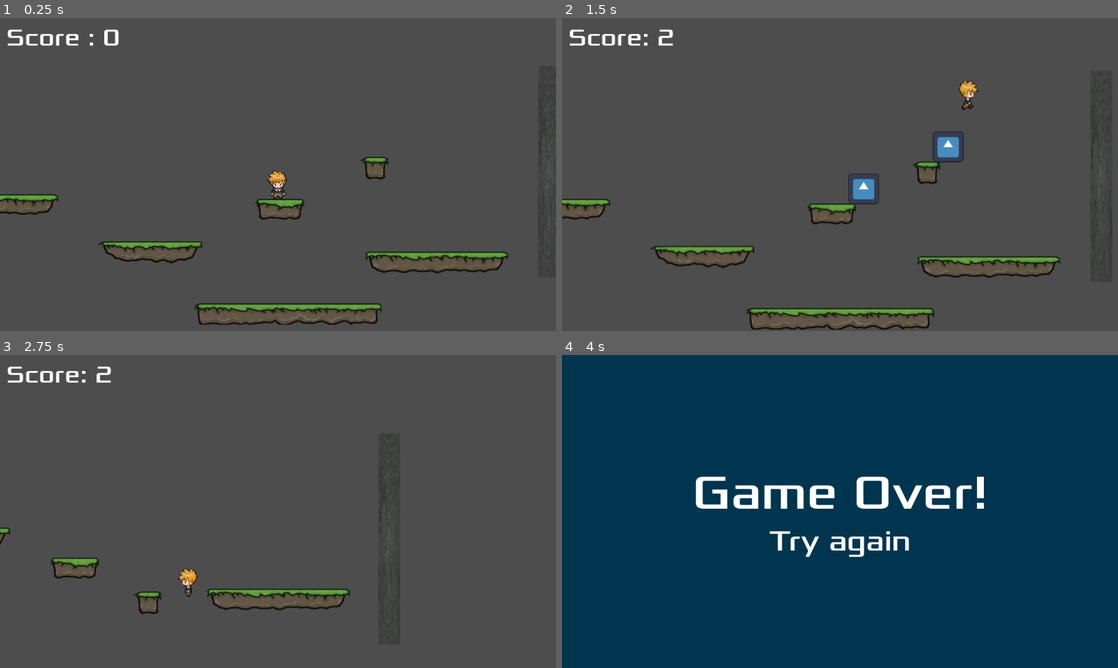
Above: before the commit, frames 1-4 (two rows, left to right).
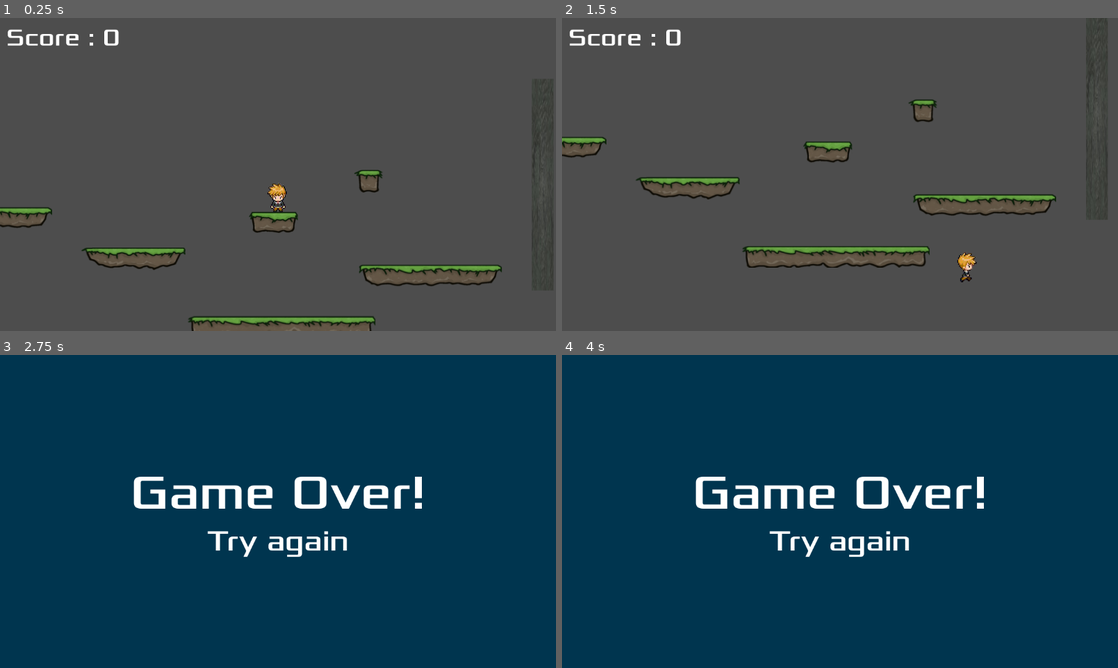
Above: after the commit, the same moments.

Repository: mflash/meujogo20241_30
Game: Godot game, scene res://scenes/game.tscn
Two runs of this game, one before a commit and one after it. Both use one fixed random seed, a clock stepped at 60 frames per second and the inputs below. The engine's default icon, where the game draws it, is replaced by a stand-in: a white triangle on a blue panel in a dark square.
Inputs (mouse positions are in pixels of both pictures, inside the frame that each line leads up to):
- Up to frame 1 (0.25 s): no input
- Up to frame 2 (1.5 s): tap Enter at 0.5 s; move the mouse to (962, 158) at 0.52 s; hold Right (right) from 0.53 s (still down); tap F (filter, bound only after the commit) at 0.6 s; tap Space (jump) at 0.77, 0.8, 1.07, 1.35 s; move the mouse to (728, 190) at 1.27 s
- Up to frame 3 (2.75 s): tap Space (jump) at 1.52, 1.82, 2.3 s; tap F (filter, bound only after the commit) at 1.55 s; move the mouse to (333, 442) at 2.02 s; release Right (right) at 2.03 s; hold Left (left) from 2.03 s (still down); tap X (change) at 2.1 s
- Up to frame 4 (4 s): move the mouse to (812, 574) at 2.77 s; release Left (left) at 2.78 s; hold Right (right) from 2.78 s (still down); click (812, 574) at 2.85 s; tap Space (jump) at 3.02, 3.32, 3.77, 3.8 s; tap F (filter, bound only after the commit) at 3.05, 3.6 s; move the mouse to (1006, 558) at 3.52 s

The runs differ from the first frame. In frame 1, 6.2% of the frame differs, in the area x 0-100%, y 15-100%; in frame 2, 8.0%; in frame 3, 100%, in the area x 0-100%, y 0-100%; in frame 4, nothing differs.

Commit message:
Áudio, efeitos de áudio, melhores práticas

Diff:
--- /dev/null
+++ b/default_bus_layout.tres
@@ -0,0 +1,21 @@
+[gd_resource type="AudioBusLayout" load_steps=2 format=3 uid="uid://c80gv8rq6b24r"]
+
+[sub_resource type="AudioEffectLowPassFilter" id="AudioEffectLowPassFilter_jt2en"]
+resource_name = "LowPassFilter"
+cutoff_hz = 20000.0
+
+[resource]
+bus/1/name = &"Music"
+bus/1/solo = false
+bus/1/mute = false
+bus/1/bypass_fx = false
+bus/1/volume_db = 0.0
+bus/1/send = &"Master"
+bus/1/effect/0/effect = SubResource("AudioEffectLowPassFilter_jt2en")
+bus/1/effect/0/enabled = true
+bus/2/name = &"SFX"
+bus/2/solo = false
+bus/2/mute = false
+bus/2/bypass_fx = false
+bus/2/volume_db = -7.63485
+bus/2/send = &"Master"
--- a/project.godot
+++ b/project.godot
@@ -61,3 +61,8 @@
 "events": [Object(InputEventKey,"resource_local_to_scene":false,"resource_name":"","device":-1,"window_id":0,"alt_pressed":false,"shift_pressed":false,"ctrl_pressed":false,"meta_pressed":false,"pressed":false,"keycode":0,"physical_keycode":88,"key_label":0,"unicode":120,"echo":false,"script":null)
 ]
 }
+filter={
+"deadzone": 0.5,
+"events": [Object(InputEventKey,"resource_local_to_scene":false,"resource_name":"","device":-1,"window_id":0,"alt_pressed":false,"shift_pressed":false,"ctrl_pressed":false,"meta_pressed":false,"pressed":false,"keycode":0,"physical_keycode":70,"key_label":0,"unicode":102,"echo":false,"script":null)
+]
+}
--- a/scenes/anim_player.gd
+++ b/scenes/anim_player.gd
@@ -4,6 +4,7 @@
 @export var jump_speed := -1000.0
 @export var gravity := 2500.0
 @onready var sprite = $PlayerSprite
+@onready var jumpsound := $JumpSound
 #@onready var box := preload("res://objects/box.tscn"
 @export var box : PackedScene
 
@@ -30,6 +31,9 @@
 		var b : = box.instantiate()
 		b.position = global_position
 		owner.add_child(b)
+		jumpsound.play()
+		# Controle de volume (0 = padrão)
+		#AudioServer.set_bus_volume_db(2, 0)
 	velocity.x = vel * speed
 
 func animate():
--- a/scenes/anim_player.tscn
+++ b/scenes/anim_player.tscn
@@ -1,8 +1,9 @@
-[gd_scene load_steps=22 format=3 uid="uid://eq8k6of4kdut"]
+[gd_scene load_steps=23 format=3 uid="uid://eq8k6of4kdut"]
 
 [ext_resource type="Texture2D" uid="uid://qhsovvshjw8f" path="res://sprites/char.png" id="1_7jugg"]
 [ext_resource type="Script" path="res://scenes/anim_player.gd" id="1_qj2q4"]
 [ext_resource type="PackedScene" uid="uid://b6y42ctqd34h6" path="res://objects/box.tscn" id="2_3wqxn"]
+[ext_resource type="AudioStream" uid="uid://cmhdwxcekhkgx" path="res://SFX/jump1.ogg" id="4_regxu"]
 
 [sub_resource type="AtlasTexture" id="AtlasTexture_d5iy6"]
 atlas = ExtResource("1_7jugg")
@@ -155,3 +156,8 @@
 shape = SubResource("RectangleShape2D_g841h")
 
 [node name="Camera2D" type="Camera2D" parent="."]
+
+[node name="JumpSound" type="AudioStreamPlayer" parent="."]
+stream = ExtResource("4_regxu")
+volume_db = -14.054
+bus = &"SFX"
--- a/scenes/game.gd
+++ b/scenes/game.gd
@@ -4,6 +4,7 @@
 @onready var scoreLabel := $HUD/ScoreLabel
 var player : CharacterBody2D
 var sceneLimit : Marker2D
+@onready var music := $Music
 
 var currentScene = null
 
@@ -13,6 +14,7 @@
 	sceneLimit = $Level/SceneLimit
 	player = $Level/AnimPlayer
 	#print(sceneLimit.position)
+	#music.play()
 
 # Callback chamado quando o timer gerar um timeout
 func _on_timer_timeout() -> void:
@@ -28,6 +30,8 @@
 # Chamada através de call_group
 func updateScore():
 	gameScore += 1
+	#if !music.playing:
+	#	music.play()
 	scoreLabel.text = "Score: " + str(gameScore)
 
 func _physics_process(delta: float) -> void:
@@ -44,6 +48,14 @@
 	if Input.is_action_just_pressed("change"):
 		call_deferred("goto_scene", "res://levels/level_2.tscn")
 
+	# Pressione F para ligar/desligar o filtro passa-baixa
+	if Input.is_action_just_pressed("filter"):
+		var lowpass := AudioServer.get_bus_effect(1, 0) as AudioEffectLowPassFilter # 1-Music, 0-Low Pass (primeiro efeito)
+		if lowpass.cutoff_hz == 500:
+			lowpass.cutoff_hz = 20000
+		else:
+			lowpass.cutoff_hz = 500
+
 func goto_scene(path: String):
 	$Level.free()
 	var res := ResourceLoader.load(path)
--- a/scenes/game.tscn
+++ b/scenes/game.tscn
@@ -1,7 +1,8 @@
-[gd_scene load_steps=4 format=3 uid="uid://dwos3v6di3ijs"]
+[gd_scene load_steps=5 format=3 uid="uid://dwos3v6di3ijs"]
 
 [ext_resource type="Script" path="res://scenes/game.gd" id="1_ikpnh"]
 [ext_resource type="PackedScene" uid="uid://3qqbnw5ymsjf" path="res://levels/level_1.tscn" id="2_skwfc"]
+[ext_resource type="AudioStream" uid="uid://7aytyxh00lqr" path="res://SFX/Chiptune_Adventures_1.ogg" id="3_j5fss"]
 [ext_resource type="FontFile" uid="uid://dnjuhkvh4vye7" path="res://fonts/Xolonium-Regular.ttf" id="9_d35he"]
 
 [node name="Game" type="Node2D" groups=["hud"]]
@@ -18,9 +19,23 @@
 theme_override_font_sizes/font_size = 50
 text = "Score : 0"
 
+[node name="Music" type="AudioStreamPlayer2D" parent="."]
+position = Vector2(-248, 270)
+stream = ExtResource("3_j5fss")
+autoplay = true
+max_distance = 1000.0
+attenuation = 1.56917
+bus = &"Music"
+
 [node name="Timer" type="Timer" parent="."]
 
 [node name="Level" parent="." instance=ExtResource("2_skwfc")]
+
+[node name="AnimPlayer" parent="Level" index="0"]
+position = Vector2(474, 257)
+
+[node name="StaticBody2D4" parent="Level/Scenery" index="4"]
+position = Vector2(173, 428)
 
 [connection signal="timeout" from="Timer" to="." method="_on_timer_timeout"]
 
Not shown, added: SFX/Chiptune_Adventures_1.ogg.import
Not shown, added: SFX/Summer_Park.ogg.import
Not shown, added: SFX/coin_SFX.wav.import
Not shown, added: SFX/jump1.ogg.import
Not shown, added: SFX/pain.ogg.import
Not shown, added: SFX/Chiptune_Adventures_1.ogg
Not shown, added: SFX/Summer_Park.ogg
Not shown, added: SFX/coin_SFX.wav
Not shown, added: SFX/jump1.ogg
Not shown, added: SFX/pain.ogg
